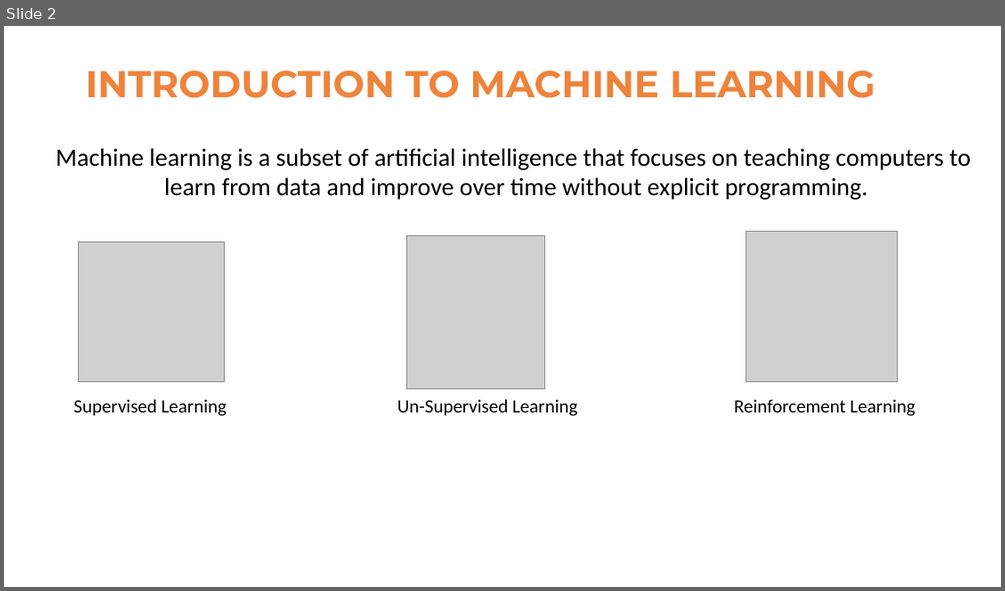
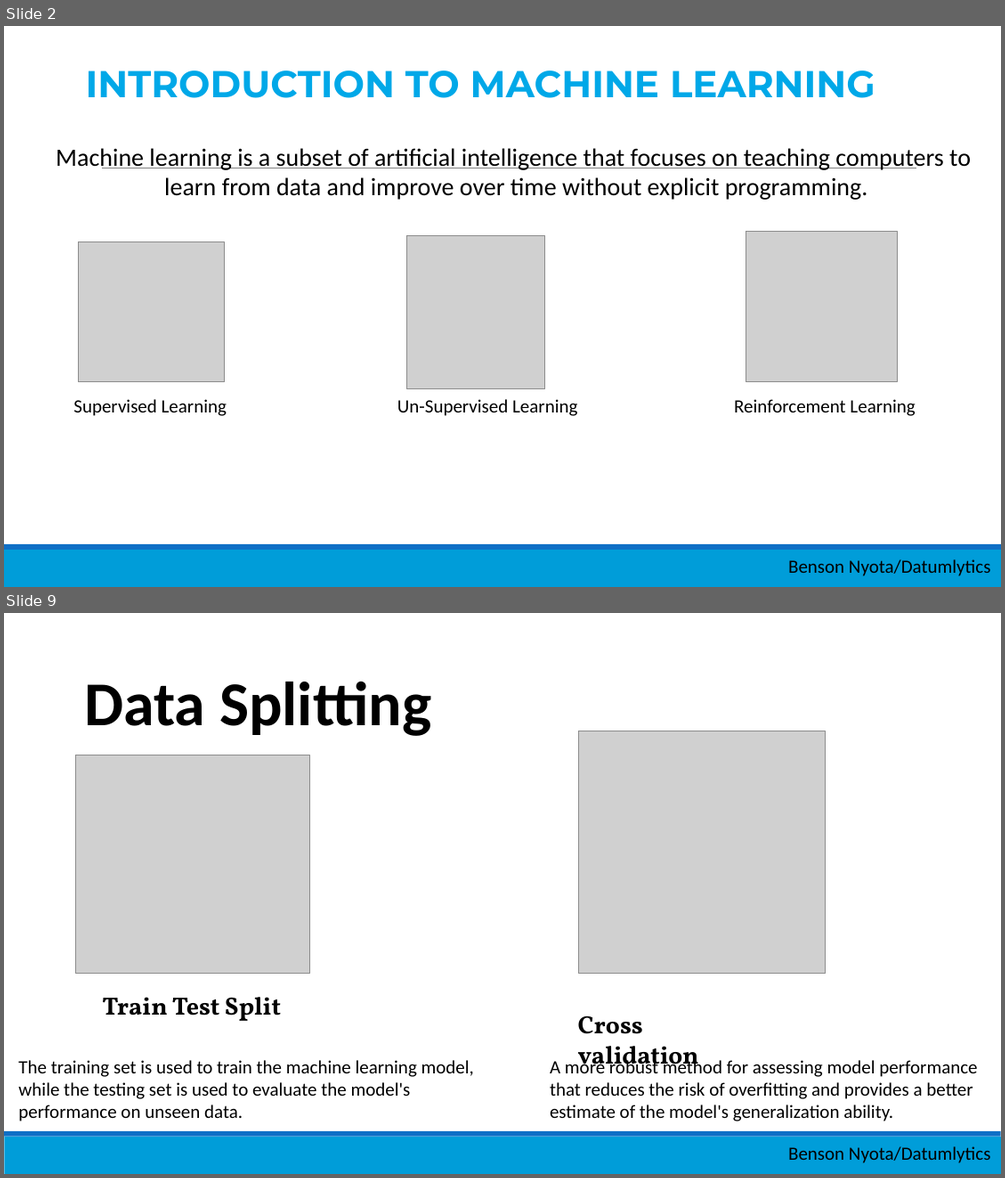
Before and after one commit to Nyotabenson/March24_Resources, a slide deck: 21_Intro... Machine Learning/Introduction_to_ML.pptx. Shown one above the other, each under a label of ours: slide 2 before the commit, slides 2 and 9 after it; the slides between them are not shown. The pictures are 1005x591 and 1005x1178 pixels, drawn with LibreOffice and Linux fonts; fonts in the diff are those of the drawing; grey boxes stand for pictures. Boxes give left, top, right and bottom in pixels: in the first picture for what was removed or moved away, otherwise in the second. Text is boxed around its words. In the diff, an @@ line names an element or a change of style, - is before the commit and + after.

```diff
--- a/21_Intro... Machine Learning/Introduction_to_ML.pptx
+++ b/21_Intro... Machine Learning/Introduction_to_ML.pptx
@@ slide 9 added at [4, 613, 1001, 1174], background #FFFFFF; not listed: 2 template elements that a slide beside it also shows @@
@@ text added at [84, 681, 431, 736], 60 pt, text #000000, bold @@
+Data Splitting
@@ picture added at [578, 731, 825, 973] @@
@@ picture added at [76, 755, 309, 973] @@
@@ text added at [102, 997, 281, 1021], 24 pt, text #000000, bold @@
+Train Test Split
@@ text added at [578, 1016, 699, 1073], 24 pt, text #000000, bold @@
+Cross validation
@@ text added at [18, 1060, 474, 1121], 18 pt, text #000000 @@
+The training set is used to train the machine learning model, while the testing set is used to evaluate the model's performance on unseen data.
@@ text added at [550, 1057, 977, 1121], 18 pt, text #000000 @@
+A more robust method for assessing model performance that reduces the risk of overfitting and provides a better estimate of the model's generalization ability.
@@ text added at [788, 1146, 991, 1163], 18 pt, text #000000 @@
+Benson Nyota/Datumlytics
@@ slide 2 changed as well @@
@@ text "INTRODUCTION TO MACHINE LEARNING" at [86, 70, 875, 98]: text colour gradient #FF0000 to #EE843B to #9E480E to gradient #FF0000 to #00A8E8 to #005E82, letter outline #B5D2EC 0.75 pt to #83BFF6 0.75 pt @@
@@ line added from (102, 168) to (917, 168), #808080 0.5 pt @@
@@ rectangle added at [4, 549, 1001, 587], fill #009DD9 @@
@@ rectangle added at [4, 544, 1001, 549], fill #0F6FC6 @@
@@ text added at [788, 559, 991, 576], 18 pt, text #000000 @@
+Benson Nyota/Datumlytics
```
Also in this commit, not shown: 5 other slides changed, 8 other slides added, 6 slides removed, 3 other files.
